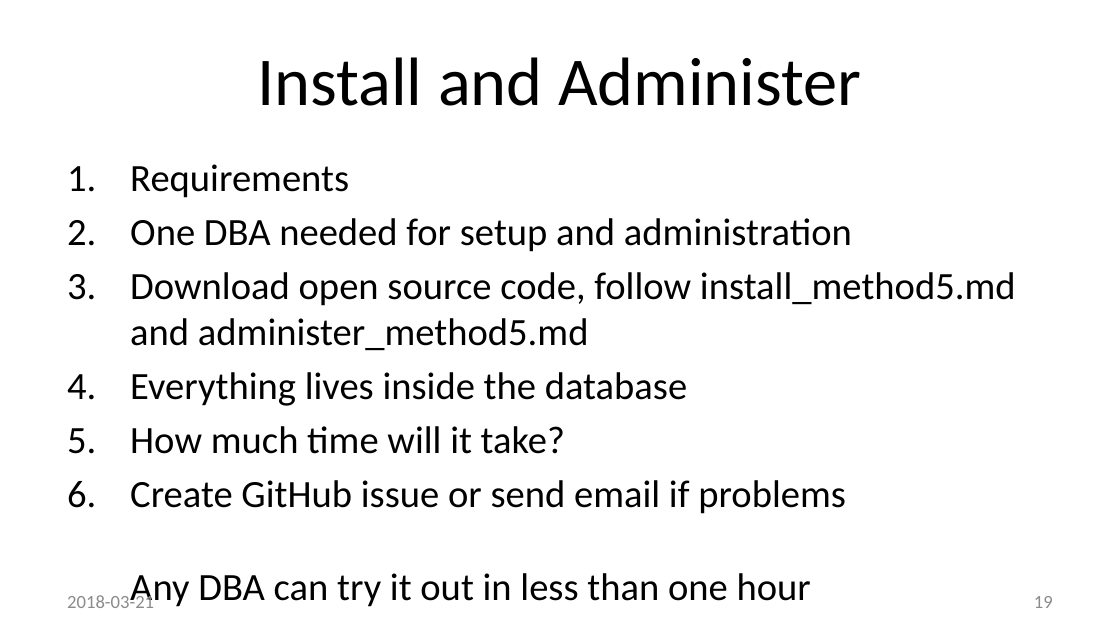
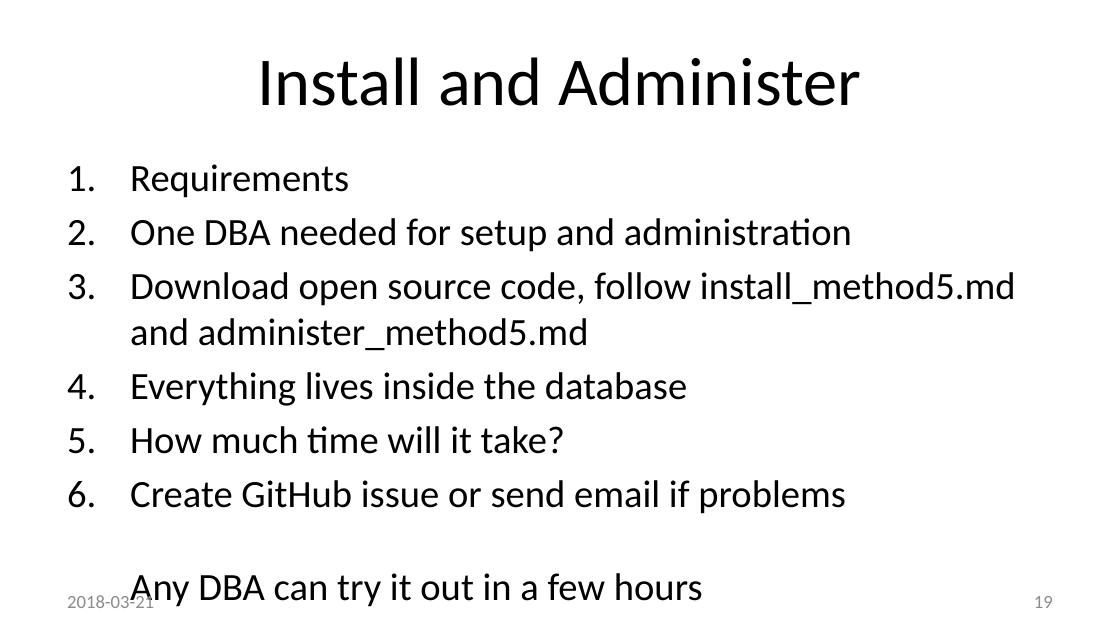
Before and after one commit to method5/method5.github.io, a slide deck: slide 19 of presentations/Method5.pptx. Drawn at 1120x630 pixels with LibreOffice and Linux fonts; fonts in the diff are those of the drawing; background and template pictures are left out. Boxes give left, top, right and bottom in pixels: in the first picture for what was removed or moved away, otherwise in the second. Text is boxed around its words. In the diff, an @@ line names an element or a change of style, - is before the commit and + after.

Commit message:
Updated installation time.
"One hour" was optimistic for installation.  But "a few hours" should be realistic now, with the recent changes meant to simplify and improve the installation process.

```diff
--- a/presentations/Method5.pptx
+++ b/presentations/Method5.pptx
@@ text at [130, 480, 846, 608]: text changed @@
-6. Create GitHub issue or send email if problems
-   Any DBA can try it out in less than one hour
+6. Create GitHub issue or send email if problems
+   Any DBA can try it out in a few hours
```
